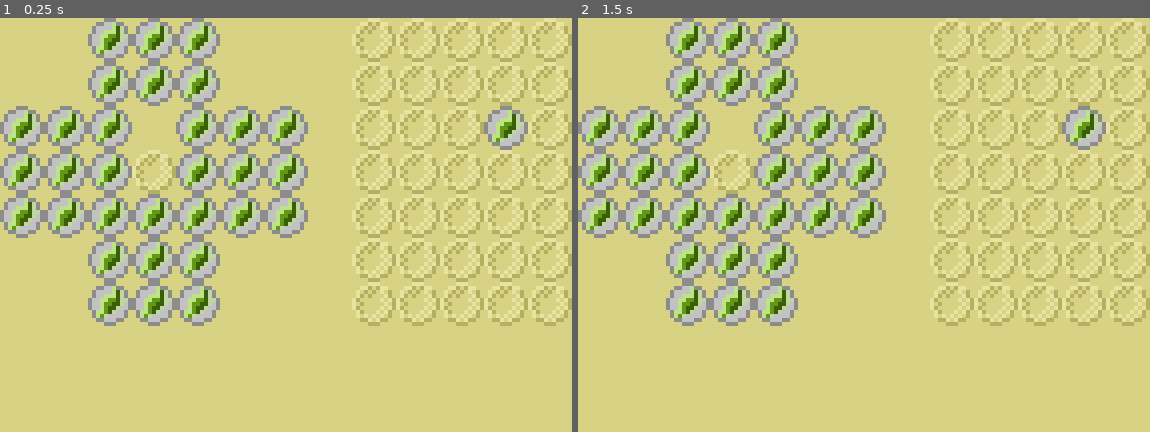
Above: before the commit, frames 1-2 (left to right).
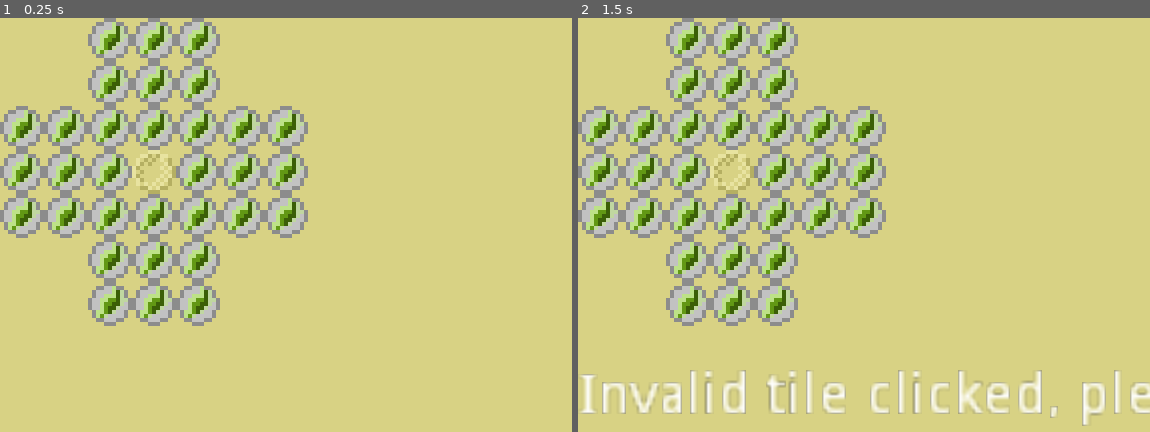
Above: after the commit, the same moments.

Repository: hannah-ronan/marble-solitaire
Game: Godot game, scene res://game.tscn
Same seed, same stepped clock (60 frames per second), same inputs: the game is played once before the commit and once after it.
Inputs (mouse positions are in pixels of both pictures, inside the frame that each line leads up to):
- Up to frame 1 (0.25 s): no input
- Up to frame 2 (1.5 s): tap Enter at 0.5 s; move the mouse to (600, 38) at 0.52 s; click (600, 38) at 0.67 s; tap Space at 1.25 s; move the mouse to (646, 38) at 1.27 s; click (646, 38) at 1.42 s

The runs differ from the first frame. In frame 1, 13% of the frame differs, in the area x 23-100%, y 0-75%; in frame 2, 17%, in the area x 0-100%, y 0-99%.
Error before the commit: Invalid call. Nonexistent function 'set_postion' in base 'Node2D (empty.gd)'. (res://main.gd:62)

Commit message:
user input to move marbles

Diff:
--- a/empty.gd
+++ b/empty.gd
@@ -1,8 +1,6 @@
 extends Node2D
 class_name Empty
-# Declare member variables here. Examples:
-# var a = 2
-# var b = "text"
+signal empty_clicked
 func get_class(): return "Empty"
 
 
@@ -15,4 +13,4 @@
 
 func on_click():
 	#when an empty spot is clicked send a signal to game to display empty message
-	pass
+	emit_signal("empty_clicked", self)
--- a/game.tscn
+++ b/game.tscn
@@ -171,110 +171,6 @@
 "_edit_use_anchors_": false
 }
 
-[node name="empty2" parent="marbleholder" instance=ExtResource( 4 )]
-
-[node name="empty3" parent="marbleholder" instance=ExtResource( 4 )]
-position = Vector2( 11, 0 )
-
-[node name="empty4" parent="marbleholder" instance=ExtResource( 4 )]
-position = Vector2( 22, 0 )
-
-[node name="empty5" parent="marbleholder" instance=ExtResource( 4 )]
-position = Vector2( 33, 0 )
-
-[node name="empty6" parent="marbleholder" instance=ExtResource( 4 )]
-position = Vector2( 44, 0 )
-
-[node name="empty11" parent="marbleholder" instance=ExtResource( 4 )]
-position = Vector2( 0, 11 )
-
-[node name="empty10" parent="marbleholder" instance=ExtResource( 4 )]
-position = Vector2( 11, 11 )
-
-[node name="empty9" parent="marbleholder" instance=ExtResource( 4 )]
-position = Vector2( 22, 11 )
-
-[node name="empty8" parent="marbleholder" instance=ExtResource( 4 )]
-position = Vector2( 33, 11 )
-
-[node name="empty7" parent="marbleholder" instance=ExtResource( 4 )]
-position = Vector2( 44, 11 )
-
-[node name="empty16" parent="marbleholder" instance=ExtResource( 4 )]
-position = Vector2( 0, 22 )
-
-[node name="empty15" parent="marbleholder" instance=ExtResource( 4 )]
-position = Vector2( 11, 22 )
-
-[node name="empty14" parent="marbleholder" instance=ExtResource( 4 )]
-position = Vector2( 22, 22 )
-
-[node name="empty13" parent="marbleholder" instance=ExtResource( 4 )]
-position = Vector2( 33, 22 )
-
-[node name="empty12" parent="marbleholder" instance=ExtResource( 4 )]
-position = Vector2( 44, 22 )
-
-[node name="empty31" parent="marbleholder" instance=ExtResource( 4 )]
-position = Vector2( 0, 33 )
-
-[node name="empty30" parent="marbleholder" instance=ExtResource( 4 )]
-position = Vector2( 11, 33 )
-
-[node name="empty29" parent="marbleholder" instance=ExtResource( 4 )]
-position = Vector2( 22, 33 )
-
-[node name="empty28" parent="marbleholder" instance=ExtResource( 4 )]
-position = Vector2( 33, 33 )
-
-[node name="empty27" parent="marbleholder" instance=ExtResource( 4 )]
-position = Vector2( 44, 33 )
-
-[node name="empty26" parent="marbleholder" instance=ExtResource( 4 )]
-position = Vector2( 0, 44 )
-
-[node name="empty25" parent="marbleholder" instance=ExtResource( 4 )]
-position = Vector2( 11, 44 )
-
-[node name="empty24" parent="marbleholder" instance=ExtResource( 4 )]
-position = Vector2( 22, 44 )
-
-[node name="empty23" parent="marbleholder" instance=ExtResource( 4 )]
-position = Vector2( 33, 44 )
-
-[node name="empty22" parent="marbleholder" instance=ExtResource( 4 )]
-position = Vector2( 44, 44 )
-
-[node name="empty21" parent="marbleholder" instance=ExtResource( 4 )]
-position = Vector2( 0, 55 )
-
-[node name="empty20" parent="marbleholder" instance=ExtResource( 4 )]
-position = Vector2( 11, 55 )
-
-[node name="empty19" parent="marbleholder" instance=ExtResource( 4 )]
-position = Vector2( 22, 55 )
-
-[node name="empty18" parent="marbleholder" instance=ExtResource( 4 )]
-position = Vector2( 33, 55 )
-
-[node name="empty17" parent="marbleholder" instance=ExtResource( 4 )]
-position = Vector2( 44, 55 )
-
-[node name="empty46" parent="marbleholder" instance=ExtResource( 4 )]
-position = Vector2( 0, 66 )
-
-[node name="empty45" parent="marbleholder" instance=ExtResource( 4 )]
-position = Vector2( 11, 66 )
-
-[node name="empty44" parent="marbleholder" instance=ExtResource( 4 )]
-position = Vector2( 22, 66 )
-
-[node name="empty43" parent="marbleholder" instance=ExtResource( 4 )]
-position = Vector2( 33, 66 )
-
-[node name="empty42" parent="marbleholder" instance=ExtResource( 4 )]
-position = Vector2( 44, 66 )
-
 [node name="message" type="Label" parent="."]
 margin_top = 88.0
 margin_right = 143.0
--- a/invalid.gd
+++ b/invalid.gd
@@ -1,6 +1,8 @@
 extends Node2D
 class_name Invalid
-# Called when the node enters the scene tree for the first time.
+
+signal invalid_clicked
+
 func _ready():
 	pass # Replace with function body.
 
@@ -16,4 +18,4 @@
 
 func on_click():
 	#when an invalid spot is clicked send a signal to game to display invalid message
-	pass
+	emit_signal("invalid_clicked")
--- a/main.gd
+++ b/main.gd
@@ -8,20 +8,34 @@
 const down = Vector2(0,22)
 const up = Vector2(0,-22)
 
-onready var marbles = $table.get_children()
+var marbles = []
+var invalids = []
 onready var empties = $marbleholder.get_children()
 onready var messagelabel = $message
-
-
-
-
-
+var turn_status = "waiting"
+var current_origin
+var current_dest
 
 func refresh_table():
 	pass
 
 func _ready():
-	try_move($table/marble5, $table/empty)
+	#try_move($table/marble5, $table/empty)
+	#catalogue all the tiles in the game so that their signals can be connected
+	for tile in $table.get_children():
+		if tile.get_class()=="Marble":
+			marbles.append(tile)
+		elif tile.get_class()=="Invalid":
+			invalids.append(tile)
+		else:
+			empties.append(tile)
+	#connect signals
+	for marb in marbles:
+		marb.connect("marble_clicked",self, "marble_clicked")
+	for empt in empties:
+		empt.connect("empty_clicked", self, "empty_clicked")
+	for inv in invalids:
+		inv.connect("invalid_clicked", self,"invalid_clicked")
 
 func try_move(origin, destination):
 	#origin is a marble object and destination is an empty object
@@ -30,6 +44,7 @@
 	var junk_marble_loc = Vector2(0,0)
 	var valid_move = true
 	#find out the location of the marble in between the origin and destination
+
 	if origin_pos+right==dest_pos:
 		junk_marble_loc = origin_pos+right/2
 	elif origin_pos+left==dest_pos:
@@ -39,15 +54,16 @@
 	elif origin_pos+down==dest_pos:
 		junk_marble_loc = origin_pos+down/2
 	else:
+		#if the destination is not 2 spaces to the left, right, up or down, then the move is invalid
 		valid_move = false
 		$message.set_text("Invalid Move")
 
 	var junk_marble_found = false
 	var junk_marble
 	for item in marbles:
-		print(item.get_class())
 		if item.get_class()=="Marble":
 			if junk_marble_loc == item.position:
+				#find the marble object that is at the location of the junk marble
 				junk_marble_found = true
 				junk_marble = item
 
@@ -58,12 +74,34 @@
 		$table.remove_child(junk_marble)
 		$marbleholder.add_child(junk_marble)
 		#instance a new empty object where the in between marble was
-		var empty = $marbleholder.get_child(1)
-		empty.set_postion(junk_marble_loc)
-		$table.add_child(empty)
+		var new_empty = empty_tile.instance()
+		new_empty.set_position(junk_marble_loc)
+		$table.add_child(new_empty)
 		#move the marble to the destination space
 		origin.set_position(dest_pos)
 		#move the empty to the origin space
 		destination.set_position(origin_pos)
+		origin.reset_texture()
+		turn_status = "waiting"
 	else:
 		$message.set_text("Invalid Move, junk marble not found")
+
+func marble_clicked(clicked_marb):
+	if turn_status == "waiting":
+		clicked_marb.toggle_texture()
+		for marble in marbles:
+			if marble != clicked_marb:
+				marble.reset_texture()
+		turn_status = "origin chosen"
+		current_origin = clicked_marb
+	else:
+		if turn_status == "origin chosen":
+			$message.set_text("please choose a destination")
+
+func empty_clicked(clicked_empty):
+	turn_status = "destination chosen"
+	current_dest = clicked_empty
+	try_move(current_origin,current_dest)
+
+func invalid_clicked():
+	$message.set_text("Invalid tile clicked, please try again")
--- a/marble.gd
+++ b/marble.gd
@@ -3,18 +3,24 @@
 var active = true
 var marble = preload("res://marble.png")
 var marble_clicked = preload("res://marble_clicked.png")
-
+signal marble_clicked
 
 func get_class():
 	 return "Marble"
 
 func on_click():
+	emit_signal("marble_clicked", self)
+
+func _on_Area2D_input_event(viewport, event, shape_idx):
+	if event is InputEventMouseButton and event.button_index == BUTTON_LEFT and event.is_pressed():
+		#when the mouse clicks the marble
+		self.on_click()
+
+func toggle_texture():
 	if $Area2D/Sprite.texture == marble:
 		$Area2D/Sprite.set_texture(marble_clicked)
 	else:
 		$Area2D/Sprite.set_texture(marble)
 
-func _on_Area2D_input_event(viewport, event, shape_idx):
-	if event is InputEventMouseButton and event.button_index == BUTTON_LEFT and event.is_pressed():
-		#when the mouse clicks the marble
-		self.on_click()
+func reset_texture():
+	$Area2D/Sprite.set_texture(marble)
